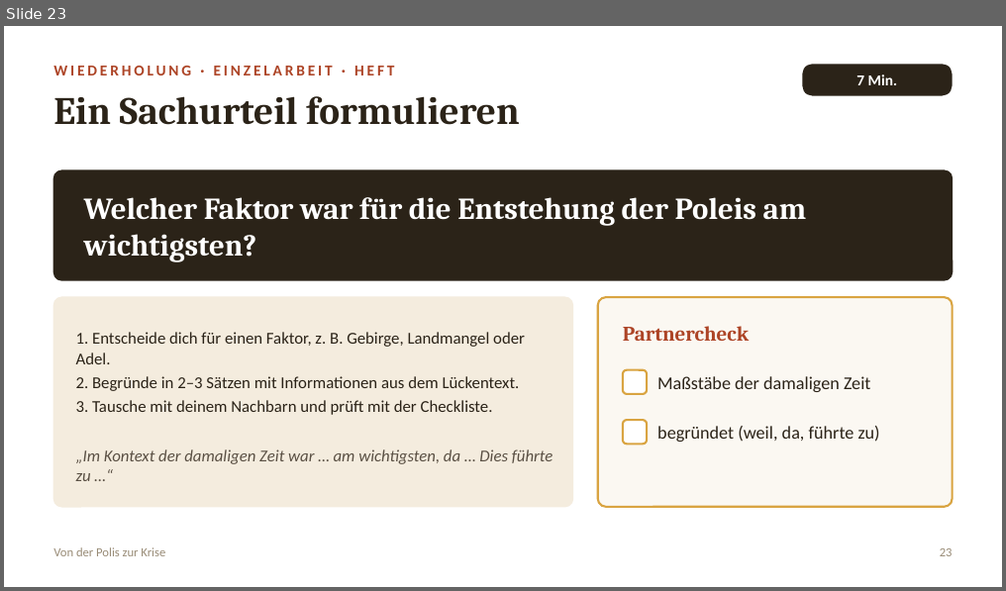
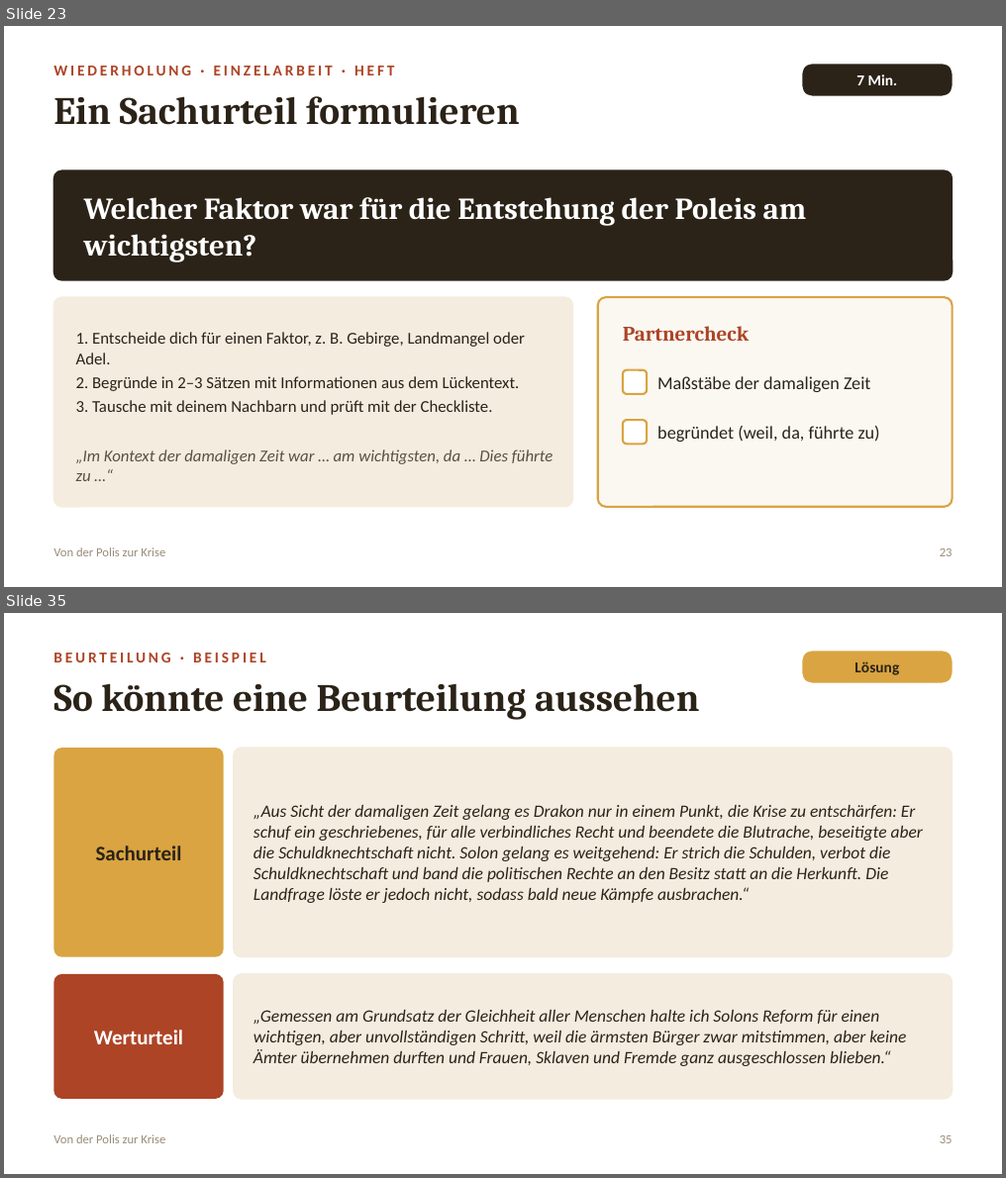
Before and after one commit to golzkonstantin-gif/Schule, a slide deck: Geschichte_11/Doppelstunde_Solon/Folien_Doppelstunde_Drakon_Solon.pptx. Shown one above the other, each under a label of ours: slide 23 before the commit, slides 23 and 35 after it; the slides between them are not shown. The pictures are 1006x591 and 1006x1178 pixels, drawn with LibreOffice and Linux fonts; fonts in the diff are those of the drawing. Boxes give left, top, right and bottom in pixels: in the first picture for what was removed or moved away, otherwise in the second. Text is boxed around its words. In the diff, an @@ line names an element or a change of style, - is before the commit and + after.

```diff
--- a/Geschichte_11/Doppelstunde_Solon/Folien_Doppelstunde_Drakon_Solon.pptx
+++ b/Geschichte_11/Doppelstunde_Solon/Folien_Doppelstunde_Drakon_Solon.pptx
@@ slide 35 added at (4, 613, 1002, 1174), background #FFFFFF @@
@@ text added at (54, 653, 266, 663), 11 pt, text #AD4426, bold @@
+BEURTEILUNG · BEISPIEL
@@ rounded rectangle added at (802, 651, 952, 683), fill #D9A441, 11 pt, text #2B2318, bold @@
+Lösung
@@ text added at (54, 683, 699, 720), 28 pt, text #2B2318, bold @@
+So könnte eine Beurteilung aussehen
@@ rounded rectangle added at (54, 748, 224, 958), fill #D9A441, 15 pt, text #2B2318, bold @@
+Sachurteil
@@ rounded rectangle added at (234, 748, 952, 958), fill #F4ECDE, outline #F4ECDE 1 pt @@
@@ text added at (253, 805, 923, 903), 12.5 pt, text #2B2318, italic @@
+„Aus Sicht der damaligen Zeit gelang es Drakon nur in einem Punkt, die Krise zu entschärfen: Er schuf ein geschriebenes, für alle verbindliches Recht und beendete die Blutrache, beseitigte aber die Schuldknechtschaft nicht. Solon gelang es weitgehend: Er strich die Schulden, verbot die Schuldknechtschaft und band die politischen Rechte an den Besitz statt an die Herkunft. Die Landfrage löste er jedoch nicht, sodass bald neue Kämpfe ausbrachen.“
@@ rounded rectangle added at (54, 974, 224, 1099), fill #AD4426, 15 pt, text #FFFFFF, bold @@
+Werturteil
@@ rounded rectangle added at (234, 974, 952, 1099), fill #F4ECDE, outline #F4ECDE 1 pt @@
@@ text added at (253, 1010, 906, 1066), 12.5 pt, text #2B2318, italic @@
+„Gemessen am Grundsatz der Gleichheit aller Menschen halte ich Solons Reform für einen wichtigen, aber unvollständigen Schritt, weil die ärmsten Bürger zwar mitstimmen, aber keine Ämter übernehmen durften und Frauen, Sklaven und Fremde ganz ausgeschlossen blieben.“
@@ text added at (54, 1135, 165, 1144), 9 pt, text #998C77 @@
+Von der Polis zur Krise
@@ text added at (940, 1136, 952, 1144), 9 pt, text #998C77 @@
+35
```
Also in this commit, not shown: 9 slides changed, 5 other slides added.
